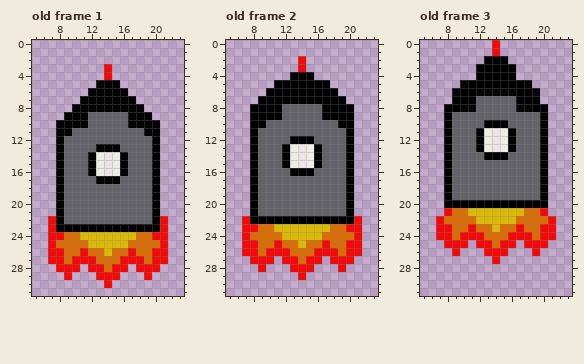
Edited in one commit: animated GIF sprite (app/src/main/res/drawable/spaceship.gif). The first picture shows the starting point.
The file is 32x32 pixels, 4 frames. Shown: old frame 1: x 5..23, y 0..31; old frame 2: x 5..23, y 0..31; old frame 3: x 5..23, y 0..31. The commit also changed other frames, which this record leaves out.
After the commit:
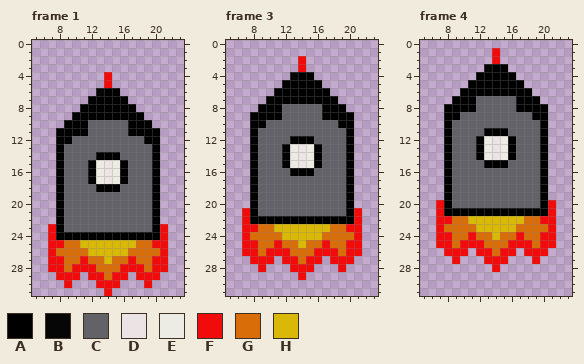
Palette (. is transparent): A #000000  B #060606  C #646269  D #ece4e4  E #ecebe4  F #f20b0b  G #d96d08  H #d9b808
A new or re-ordered frame is compared with the old frame closest to it.
From old to new:
frames 4 -> 5
Frame 1 is new; against old frame 1:
y 3: x 14 F -> .
y 5: x 13..15 BAA -> .F.
y 6: x 12..13 AA -> .B; x 16 A -> .
y 7: x 11 A -> .; x 17 A -> .
y 8: x 10 A -> .; x 18 A -> .
y 9: x 9 A -> .; x 12..16 CCCCC -> AAAAA; x 19 A -> .
y 10: x 8 A -> .; x 20 A -> .
y 11: x 10..11 CC -> AA; x 17..18 CC -> AA
y 12: x 9 C -> A; x 19 C -> A
y 13: x 13..15 AAA -> CCC
y 14: x 12..16 AEDEA -> CAAAC
y 17: x 12..16 CAAAC -> AEDEA
y 18: x 13..15 CCC -> AAA
y 22: x 7 F -> .; x 21 F -> .
y 23: x 9..19 AAAAAAAAAAA -> CCCCCCCCCCC
y 24: x 8..20 FGGHHHHHHHGGF -> AAAAAAAAAAAAA
y 25: x 8 G -> F; x 11 G -> H; x 17 G -> H; x 20 G -> F
y 26: x 8 F -> G; x 11..13 FGG -> GHH; x 15..17 GGF -> HHG; x 20 F -> G
y 27: x 10 F -> G; x 12 F -> G; x 14 G -> H; x 16 F -> G; x 18 F -> G
y 28: x 7 . -> F; x 9 F -> G; x 11 . -> F; x 13 F -> G; x 15 F -> G; x 17 . -> F; x 19 F -> G; x 21 . -> F
y 29: x 8 . -> F; x 10 . -> F; x 12 . -> F; x 14 F -> G; x 16 . -> F; x 18 . -> F; x 20 . -> F
y 30: x 9 . -> F; x 13 . -> F; x 15 . -> F; x 19 . -> F
y 31: x 14 . -> F
Frame 3 against old frame 2:
y 4: x 13 A -> B
y 5: x 11 A -> .; x 17 A -> .
y 6: x 10 A -> .; x 18 A -> .
y 7: x 9 A -> .; x 19 A -> .
y 8: x 8 A -> .; x 20 A -> .
y 21: x 7 . -> F; x 21 . -> F
Frame 4 against old frame 3:
y 0: x 14 F -> .
y 2: x 13..15 AAA -> .F.
y 3: x 12..13 AA -> .B; x 16 A -> .
y 5: x 10 B -> .; x 18 B -> .
y 6: x 9 B -> .; x 12..16 BBBBB -> AAAAA; x 19 B -> .
y 8: x 10..11 BB -> AA; x 17..18 BB -> AA
y 9: x 9 C -> A; x 19 C -> A
y 10: x 13..15 AAA -> CCC
y 11: x 12..16 AEDEA -> CAAAC
y 14: x 12..16 CAAAC -> AEDEA
y 15: x 13..15 CCC -> AAA
y 20: x 7 . -> F; x 9..19 AAAAAAAAAAA -> CCCCCCCCCCC; x 21 . -> F
y 21: x 7..21 .FGGHHHHHHHGGF. -> FAAAAAAAAAAAAAF
y 22: x 8 G -> F; x 11 G -> H; x 17 G -> H; x 20 G -> F
y 23: x 8 F -> G; x 11..13 FGG -> GHH; x 15..17 GGF -> HHG; x 20 F -> G
y 24: x 10 F -> G; x 12 F -> G; x 14 G -> H; x 16 F -> G; x 18 F -> G
y 25: x 7 . -> F; x 9 F -> G; x 11 . -> F; x 13 F -> G; x 15 F -> G; x 17 . -> F; x 19 F -> G; x 21 . -> F
y 26: x 8 . -> F; x 10 . -> F; x 12 . -> F; x 14 F -> G; x 16 . -> F; x 18 . -> F; x 20 . -> F
y 27: x 9 . -> F; x 13 . -> F; x 15 . -> F; x 19 . -> F
y 28: x 14 . -> F
Where, in picture pixels (left, top, right, bottom), the same in both pictures:
changed: (48, 64, 168, 296)
changed: (250, 72, 298, 112)
erased: (322, 80, 354, 112)
added: (242, 208, 250, 216)
added: (354, 208, 362, 216)
changed: (436, 40, 556, 272)
